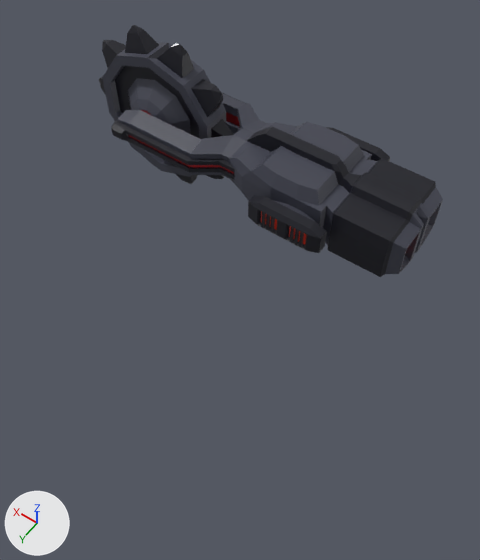
The FBX model Assets/Meshes/Enemies/Enemy_Melee.fbx as it was, and as the next commit left it.
Camera for both pictures: a 50 mm lens placed at (-2.86, 5.79, 6.14), pointed at (0.07, 1.68, -0.33). Arrows for +X, +Y and +Z are at lower left; the lights stay in place. Where no turn or scale is listed for an object, it has been applied to the vertices.

Before the edit, the objects in view are built like this:
```python
me_cube_003 = bpy.data.meshes.new('Cube.003')
me_cube_003.from_pydata(...)  # 837 vertices, 834 faces; spans x -1.48..2.97, y -0.94..0.94, z -0.59..0.54
me_cube_003.materials.append(mat_material)  # picture img_enemiesatlas_png
me_cylinder = bpy.data.meshes.new('Cylinder')
me_cylinder.from_pydata(...)  # 260 vertices, 258 faces; spans x 1.33..3.9, y -0.37..0.37, z -1.2..1.25
me_cylinder.materials.append(mat_enemymaterial)  # picture img_enemiesatlas_png
ob_enemy_melee = bpy.data.objects.new('Enemy_Melee', me_cube_003)
ob_enemy_melee.location = (0.0, 0.0, 0.0)
ob_enemy_melee_blade = bpy.data.objects.new('Enemy_Melee_Blade', me_cylinder)
ob_enemy_melee_blade.location = (0.0, 0.0, 0.0)
```
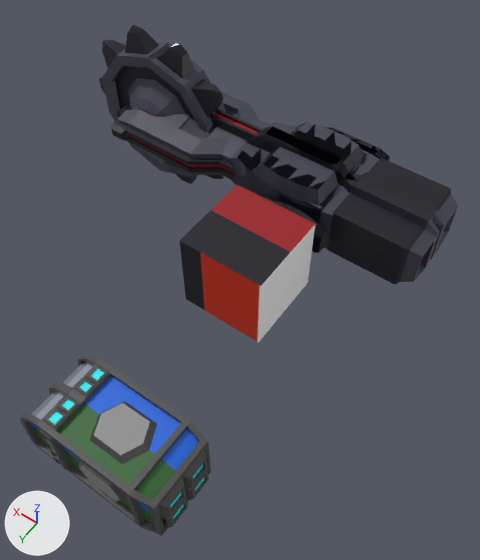
Where the newer file only moved an object's origin or applied its transform, the numbers keep the older frame.

Changed parts and their boxes (x1, y1, x2, y2) in the pictures (480 x 560 px):
'Drone', added
    after: (20, 355, 211, 536)
    faces in mat_shipatlasmat (picture img_shipatlas_png): (20, 355, 211, 536)
    faces in mat_windowmat (white #d1d2e7): (32, 363, 94, 419)
'Enemy_Shooter', added (black)
    after: (118, 105, 458, 285)
'Cube.001', added
    after: (180, 185, 315, 342)

The change, as a diff of the scene's bpy script:
```diff
--- a/Assets/Meshes/Enemies/Enemy_Melee.fbx.py
+++ b/Assets/Meshes/Enemies/Enemy_Melee.fbx.py
@@ img_shipatlas_png @@
+img_shipatlas_png = load_image('ShipAtlas.png', '../../Textures/ShipAtlas.png', 233, 199, 'sRGB')
@@ mat_shipatlasmat @@
+mat_shipatlasmat = principled_material('ShipAtlasMat')
+mat_shipatlasmat.texture = img_shipatlas_png
@@ mat_windowmat @@
+mat_windowmat = principled_material('WindowMat')
+mat_windowmat.base_color = (0.635, 0.644, 0.8)  # white #d1d2e7
+mat_windowmat.metallic = 1.0
+mat_windowmat.roughness = 0.182
+mat_windowmat.emission_color = (0.308, 0.473, 0.512)  # cyan #97b7be
+mat_windowmat.emission_strength = 0.1
@@ me_cube_002 @@
+me_cube_002.from_pydata(...)  # a box spanning x -0.55..0.55, y -0.55..0.55, z -0.55..0.55
+me_cube_002.materials.append(mat_enemymaterial)  # picture img_enemiesatlas_png
@@ me_cube_001 @@
+me_cube_001.from_pydata(...)  # 660 vertices, 688 faces; spans x -1.16..0.65, y -0.45..0.45, z -0.44..0.46
+# faces by material slot: [674, 14]
+me_cube_001.materials.append(mat_shipatlasmat)  # picture img_shipatlas_png
+me_cube_001.materials.append(mat_windowmat)  # white #d1d2e7
@@ me_cube @@
+me_cube.from_pydata(...)  # 878 vertices, 872 faces; spans x -1.69..3.01, y -0.94..0.94, z -0.59..0.54
+me_cube.materials.append(mat_enemymaterial)  # picture img_enemiesatlas_png
@@ ob_cube_001 @@
+ob_cube_001 = bpy.data.objects.new('Cube.001', me_cube_002)
+ob_cube_001.location = (0.0, 1.62, 0.0)
@@ ob_drone @@
+ob_drone = bpy.data.objects.new('Drone', me_cube_001)
+ob_drone.location = (0.0, 4.21, 0.0)
@@ ob_enemy_shooter @@
+ob_enemy_shooter = bpy.data.objects.new('Enemy_Shooter', me_cube)
+ob_enemy_shooter.location = (0.0, 0.0, 0.0)
```
